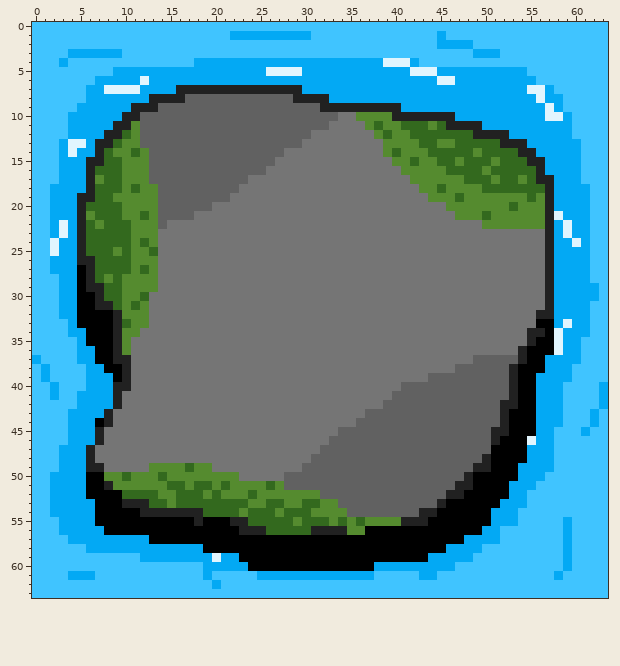
Pixel-art sprite: assets/tiles/walkable_tile2.png. Above, as it was before the edit.
The file is 64x64 pixels.
Once edited:
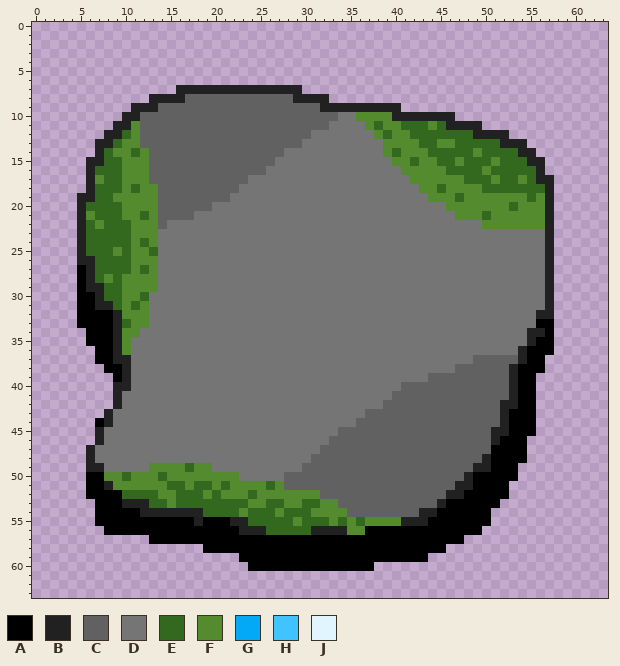
Palette (. is transparent): A #000000  B #212121  C #616161  D #757575  E #33691e  F #558b2f  G #03a9f4  H #40c4ff  J #e1f5fe
Changes in this commit:
Changed rows in their new state; - is an unchanged pixel.
first column x 0:
 0 ................................................................
 1 ................................................................
 2 ................................................................
 3 ................................................................
 4 ................................................................
 5 ................................................................
 6 ................................................................
 7 ................--------------..................................
 8 .............--------------------...............................
 9 ...........------------------------------.......................
10 ..........-------------------------------------.................
11 .........-----------------------------------------..............
12 ........---------------------------------------------...........
13 .......------------------------------------------------.........
14 .......-------------------------------------------------........
15 ......---------------------------------------------------.......
16 ......---------------------------------------------------.......
17 ......----------------------------------------------------......
18 ......----------------------------------------------------......
19 .....-----------------------------------------------------......
20 .....-----------------------------------------------------......
21 .....-----------------------------------------------------......
22 .....-----------------------------------------------------......
23 .....-----------------------------------------------------......
24 .....-----------------------------------------------------......
25 .....-----------------------------------------------------......
26 .....-----------------------------------------------------......
27 .....-----------------------------------------------------......
28 .....-----------------------------------------------------......
29 .....-----------------------------------------------------......
30 .....-----------------------------------------------------......
31 .....-----------------------------------------------------......
32 .....-----------------------------------------------------......
33 .....-----------------------------------------------------......
34 ......----------------------------------------------------......
35 ......----------------------------------------------------......
36 .......---------------------------------------------------......
37 .......--------------------------------------------------.......
38 ........-------------------------------------------------.......
39 .........-----------------------------------------------........
40 .........-----------------------------------------------........
41 .........-----------------------------------------------........
42 .........-----------------------------------------------........
43 ........------------------------------------------------........
44 .......-------------------------------------------------........
45 .......-------------------------------------------------........
46 .......------------------------------------------------.........
47 ......-------------------------------------------------.........
48 ......-------------------------------------------------.........
49 ......------------------------------------------------..........
50 ......------------------------------------------------..........
51 ......-----------------------------------------------...........
52 ......-----------------------------------------------...........
53 .......---------------------------------------------............
54 .......--------------------------------------------.............
55 .......--------------------------------------------.............
56 ........------------------------------------------..............
57 .............-----------------------------------................
58 ...................---------------------------..................
59 .......................---------------------....................
60 ........................--------------..........................
61 ................................................................
62 ................................................................
63 ................................................................
Pixel boxes of the changes (left, top, right, bottom) in both pictures:
erased: (32, 22, 608, 598)
